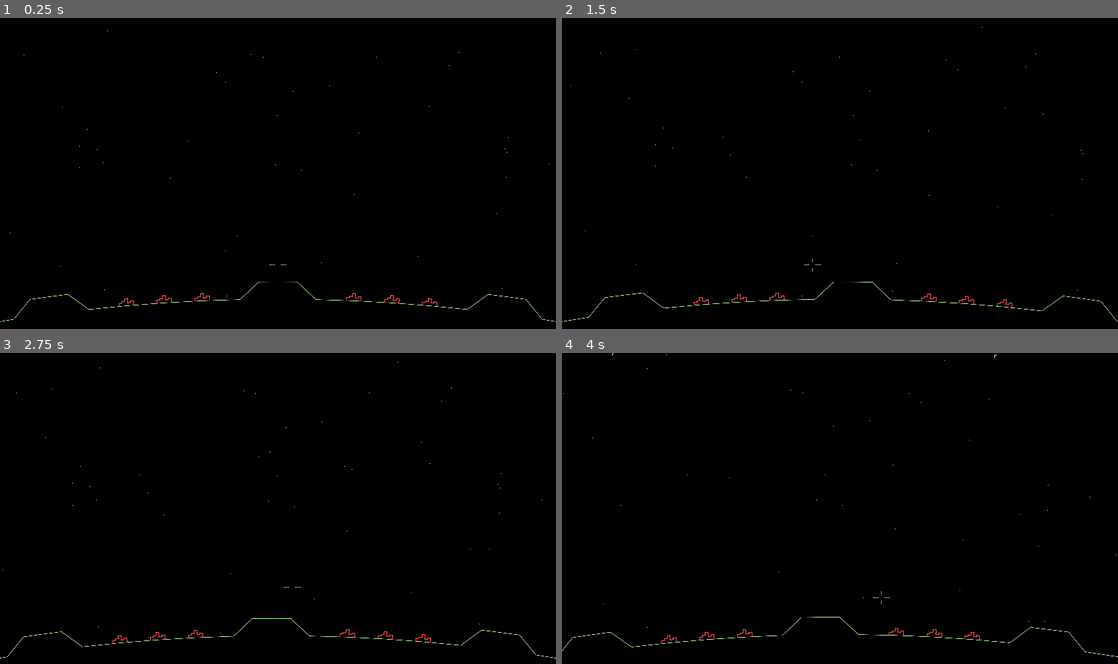
Above: before the commit, frames 1-4 (two rows, left to right).
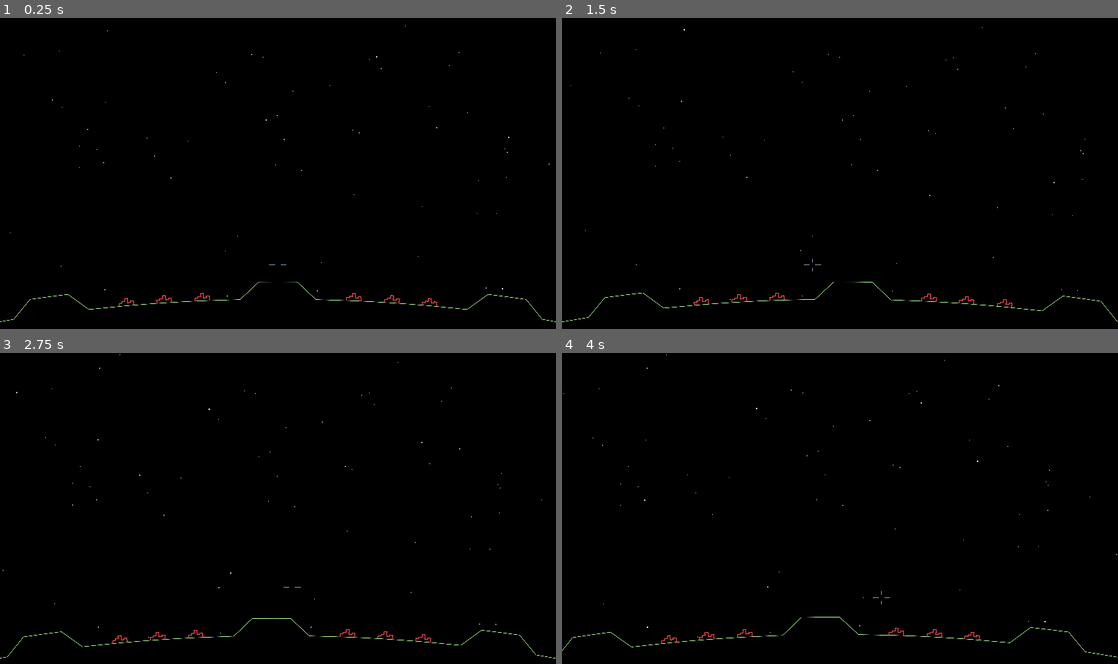
Above: after the commit, the same moments.

Repository: tartley/missile-commander
Game: Godot game, scene res://main.tscn
The game is run twice, just before and just after one commit, with the same random seed, the same clock (stepped at 60 frames per second) and the same inputs.
Inputs (mouse positions are in pixels of both pictures, inside the frame that each line leads up to):
- Up to frame 1 (0.25 s): no input
- Up to frame 2 (1.5 s): tap Enter at 0.5 s; move the mouse to (867, 173) at 0.52 s; tap Space at 1.25 s; move the mouse to (812, 176) at 1.27 s
- Up to frame 3 (2.75 s): tap Enter at 2 s; move the mouse to (289, 502) at 2.02 s
- Up to frame 4 (4 s): tap Space at 2.75 s; move the mouse to (834, 514) at 2.77 s; tap Enter at 3.5 s; move the mouse to (878, 511) at 3.52 s

The runs differ from the first frame. In frame 1, less than 0.1% of the frame differs, in the area x 0-100%, y 2-98%; in frame 2, less than 0.1%; in frame 3, less than 0.1%; in frame 4, less than 0.1%, in the area x 6-100%, y 0-98%.

Commit message:
Missiles also aim for gaps between cities

Diff:
--- a/ground.gd
+++ b/ground.gd
@@ -28,16 +28,16 @@
     var annotated_polars : Array = [
         Polar.new(-44 * seg_ang, 0),
         Polar.new(-44 * seg_ang, RADIUS),
-        Polar.new(-40 * seg_ang, RADIUS),
         Polar.new(-36 * seg_ang, RADIUS),
-        Polar.new(-32 * seg_ang, RADIUS),
-        Polar.new(-28 * seg_ang, RADIUS, "gap"),
+        Polar.new(-28 * seg_ang, RADIUS),
         Polar.new(-26 * seg_ang, RADIUS + HILL_HEIGHT, "gap"),
         Polar.new(-24 * seg_ang, RADIUS + HILL_HEIGHT, "base"),
         Polar.new(-22 * seg_ang, RADIUS + HILL_HEIGHT, "gap"),
         Polar.new(-20 * seg_ang, RADIUS, "gap"),
         Polar.new(-16 * seg_ang, RADIUS, "city"),
+        Polar.new(-14 * seg_ang, RADIUS, "gap"),
         Polar.new(-12 * seg_ang, RADIUS, "city"),
+        Polar.new(-10 * seg_ang, RADIUS, "gap"),
         Polar.new(-8 * seg_ang, RADIUS, "city"),
         Polar.new(-4 * seg_ang, RADIUS, "gap"),
         Polar.new(-2 * seg_ang, RADIUS + HILL_HEIGHT, "gap"),
@@ -45,16 +45,16 @@
         Polar.new(2 * seg_ang, RADIUS + HILL_HEIGHT, "gap"),
         Polar.new(4 * seg_ang, RADIUS, "gap"),
         Polar.new(8 * seg_ang, RADIUS, "city"),
+        Polar.new(10 * seg_ang, RADIUS, "gap"),
         Polar.new(12 * seg_ang, RADIUS, "city"),
+        Polar.new(14 * seg_ang, RADIUS, "gap"),
         Polar.new(16 * seg_ang, RADIUS, "city"),
         Polar.new(20 * seg_ang, RADIUS, "gap"),
         Polar.new(22 * seg_ang, RADIUS + HILL_HEIGHT, "gap"),
         Polar.new(24 * seg_ang, RADIUS + HILL_HEIGHT, "base"),
         Polar.new(26 * seg_ang, RADIUS + HILL_HEIGHT, "gap"),
-        Polar.new(28 * seg_ang, RADIUS, "gap"),
-        Polar.new(32 * seg_ang, RADIUS),
+        Polar.new(28 * seg_ang, RADIUS),
         Polar.new(36 * seg_ang, RADIUS),
-        Polar.new(40 * seg_ang, RADIUS),
         Polar.new(44 * seg_ang, RADIUS),
         Polar.new(44 * seg_ang, 0),
     ]
--- a/sky.gd
+++ b/sky.gd
@@ -17,6 +17,6 @@
         size = _random.randf_range(5.0, 8.0)
         bright = _random.randf_range(0.5, 1.0)
         verts.append(Vector2(x, y))
-        verts.append(Vector2(x + 4, y))
+        verts.append(Vector2(x + 6, y))
         colors.append(Color(bright, bright, bright))
-    draw_multiline_colors(verts, colors, 4)
+    draw_multiline_colors(verts, colors, 6.0)
Not shown, changed: README.md
